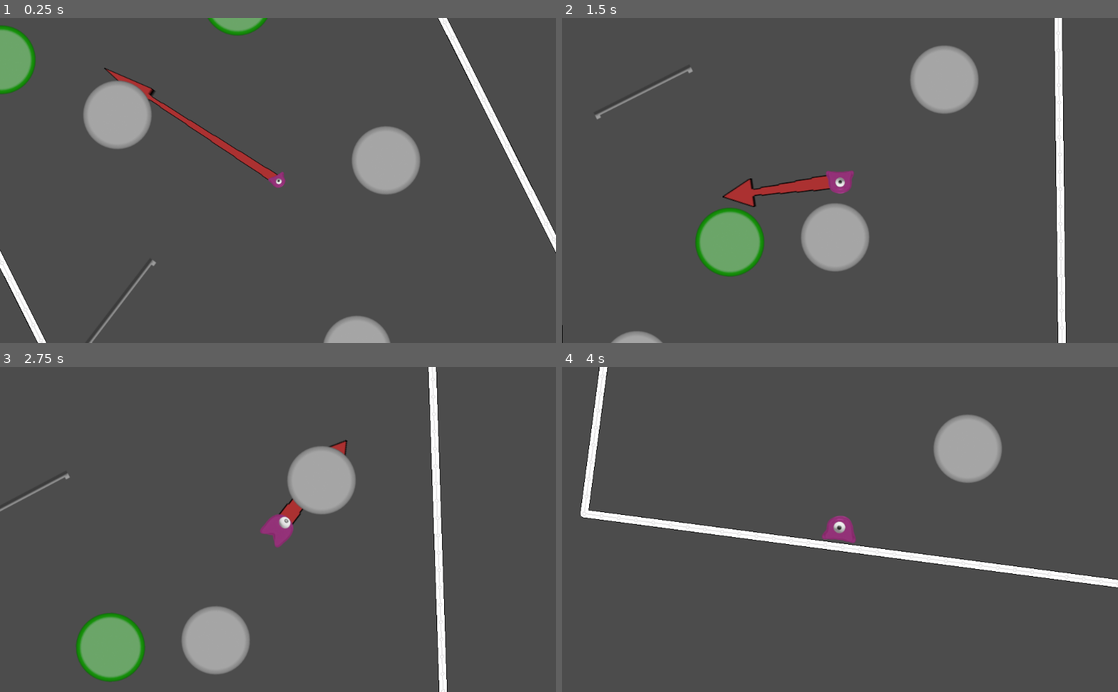
Above: before the commit, frames 1-4 (two rows, left to right).
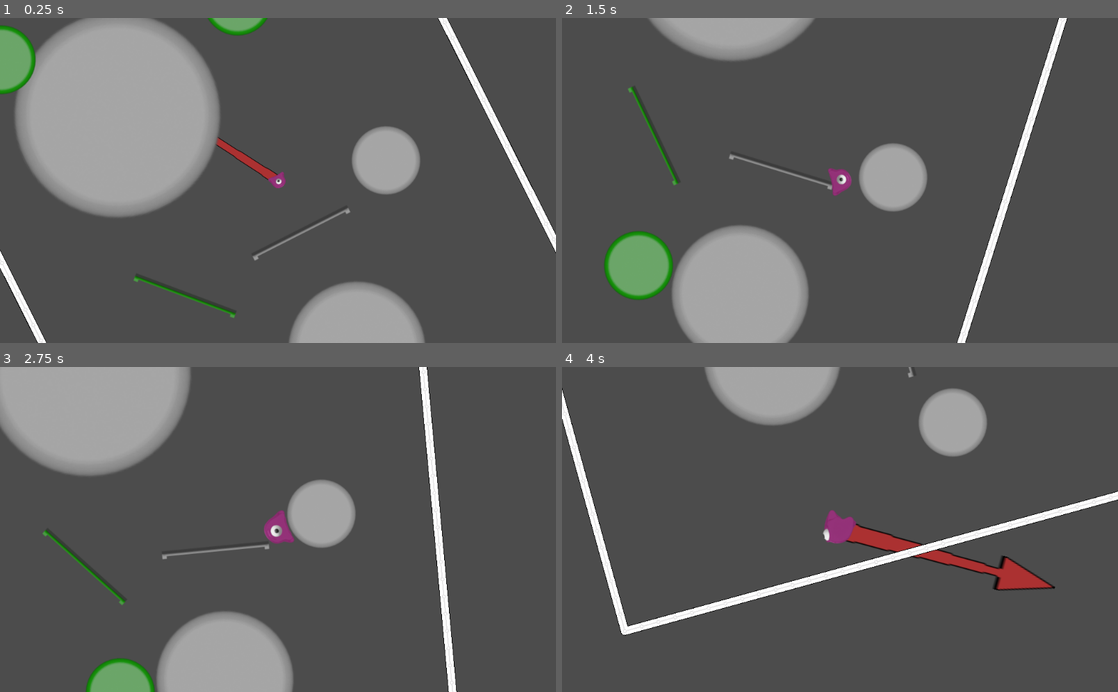
Above: after the commit, the same moments.

Repository: vinpogo/gd_Blob
Game: Godot game, scene res://World.tscn
The game is run twice, just before and just after one commit, with the same random seed, the same clock (stepped at 60 frames per second) and the same inputs.
Inputs (mouse positions are in pixels of both pictures, inside the frame that each line leads up to):
- Up to frame 1 (0.25 s): no input
- Up to frame 2 (1.5 s): move the mouse to (962, 164) at 0.52 s; click (962, 164) at 0.6 s; click (962, 164) at 0.77 s; click (962, 164) at 1.07 s; move the mouse to (728, 196) at 1.27 s; click (728, 196) at 1.35 s
- Up to frame 3 (2.75 s): click (166, 545) at 1.52 s; click (166, 545) at 1.82 s; move the mouse to (333, 458) at 2.02 s; click (333, 458) at 2.1 s
- Up to frame 4 (4 s): move the mouse to (812, 594) at 2.77 s; click (812, 594) at 2.85 s; click (812, 594) at 3.02 s; click (812, 594) at 3.32 s; move the mouse to (1006, 578) at 3.52 s; click (1006, 578) at 3.6 s; click (1006, 578) at 3.77 s

The runs differ from the first frame. In frame 1, 20% of the frame differs, in the area x 2-77%, y 0-100%; in frame 2, 23%, in the area x 0-91%, y 0-100%; in frame 3, 21%; in frame 4, 14%.

Commit message:
added property to oneway: bouncy, sticky

Diff:
--- a/World.tscn
+++ b/World.tscn
@@ -24,12 +24,14 @@
 
 [node name="Sticky" parent="Map" instance=ExtResource( 3 )]
 position = Vector2( 836.123, 79.5226 )
+scale = Vector2( 2, 2 )
 
 [node name="Sticky2" parent="Map" instance=ExtResource( 3 )]
 position = Vector2( 547.347, -125.159 )
 
 [node name="Sticky3" parent="Map" instance=ExtResource( 3 )]
 position = Vector2( 250.638, 279.444 )
+scale = Vector2( 3, 3 )
 
 [node name="Sticky4" parent="Map" instance=ExtResource( 3 )]
 position = Vector2( -344.367, 352.432 )
@@ -50,13 +52,14 @@
 [node name="Bounce3" parent="Map" instance=ExtResource( 4 )]
 position = Vector2( 162.029, -12.534 )
 
-[node name="OneWay" parent="Map" instance=ExtResource( 5 )]
-position = Vector2( 563.086, 429.884 )
-rotation = -2.02458
+[node name="StaticBody2D" parent="Map" instance=ExtResource( 5 )]
+position = Vector2( 596.258, 75.1586 )
+rotation = -1.57671
 
-[node name="OneWay2" parent="Map" instance=ExtResource( 5 )]
-position = Vector2( -215.974, 63.3604 )
-rotation = -4.46539
+[node name="StaticBody2D2" parent="Map" instance=ExtResource( 5 )]
+position = Vector2( 604.609, 317.336 )
+rotation = -0.747527
+type = "bouncy"
 
 [node name="Player" type="Node2D" parent="."]
 position = Vector2( 455.378, 69.3406 )
--- a/objects/mapObjects/OneWay.gd
+++ b/objects/mapObjects/OneWay.gd
@@ -1,4 +1,15 @@
 extends StaticBody2D
+onready var sprite = get_node("Sprite")
+export(String, "bouncy", "sticky") var type = "sticky"
+var bouncy = preload("res://gfx/ow_platform_bounce.png")
+var sticky = preload("res://gfx/ow_platform.png")
+func _ready():
+	if(type == "bouncy"):
+		sprite.set_texture(bouncy)
+	else:
+		sprite.texture = sticky
+
+
 
 func get_type():
-	return "sticky"
+	return type
--- a/objects/mapObjects/OneWay.tscn
+++ b/objects/mapObjects/OneWay.tscn
@@ -1,7 +1,6 @@
-[gd_scene load_steps=4 format=2]
+[gd_scene load_steps=3 format=2]
 
 [ext_resource path="res://objects/mapObjects/OneWay.gd" type="Script" id=1]
-[ext_resource path="res://gfx/ow_platform.png" type="Texture" id=2]
 
 [sub_resource type="RectangleShape2D" id=1]
 extents = Vector2( 98.5406, 3.23989 )
@@ -15,4 +14,3 @@
 one_way_collision = true
 
 [node name="Sprite" type="Sprite" parent="."]
-texture = ExtResource( 2 )
--- a/objects/player/BlobChar.gd
+++ b/objects/player/BlobChar.gd
@@ -38,7 +38,6 @@
 	onFloor = false
 	jump_count += 1
 	if gravity_dir.dot(dir) > 0:
-		print("down")
 		velocity += dir.normalized() * JUMP_FORCE
 	else:
 		velocity = dir.normalized() * JUMP_FORCE * 1.25
@@ -49,7 +48,6 @@
 	velocity = dir.normalized() * JUMP_FORCE
 
 func jumpHandler():
-	print("jump")
 	if is_touching() && jump_count == 0:
 		$sprite.play("ground-jump")
 		jump_direction = get_global_mouse_position() - global_position
@@ -106,7 +104,7 @@
 	var type
 	if collision.collider.has_method("get_type"):
 		type = collision.collider.get_type()
-	if type == "bounce" || toBounce:
+	if type == "bouncy" || toBounce:
 		bounce(collision)
 	elif type == "sticky" && !onFloor:
 		stick(collision)
--- a/objects/player/BlobCharacter.tscn
+++ b/objects/player/BlobCharacter.tscn
@@ -87,7 +87,7 @@
 z_index = 1
 frames = SubResource( 2 )
 animation = "idle"
-frame = 10
+frame = 13
 playing = true
 
 [node name="aim" type="Sprite" parent="."]
Not shown, added: gfx/ow_platform_bounce.png.import
